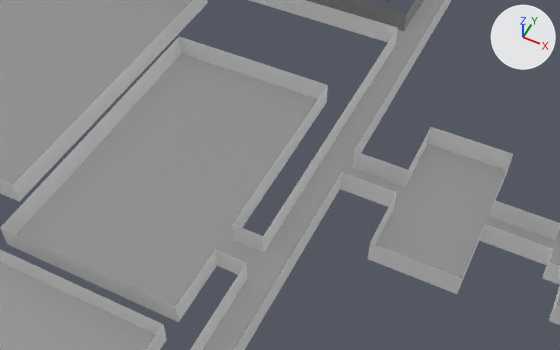
One commit to the Blender file saunastein/assets/blends/level.blend: the scene before it, then after it.
Before and after are seen from a 50 mm lens placed at (-5.6, -155.8, 184.6), pointed at (-75.1, -16.6, 10.6). Arrows for +X, +Y and +Z are at upper right; the lights stay in place.

Objects in the first picture: 'levelFLoor'.
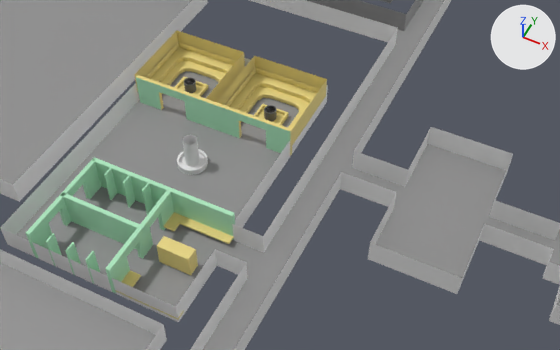
Commit message: saunas added

What differs and where, as boxes (x1, y1, x2, y2) in the pictures (560 x 350 px):
'ShowerDepartment', added (green): after (26, 157, 235, 294)
'SaunaR', added (yellow): after (217, 56, 327, 147)
    faces in mat_saunawood (yellow #e7d481): (217, 56, 327, 147)
    faces in mat_metalfence (dark grey #646464): (264, 105, 277, 121)
'SaunaL', added (yellow): after (135, 30, 245, 102)
    faces in mat_saunawood (yellow #e7d481): (135, 30, 245, 102)
'SaunaFrontWalls', added (green): after (136, 75, 292, 156)
    faces in mat_showerkaakel (green #ace7bf): (136, 77, 290, 153)
    faces in mat_saunawood (yellow #e7d481): (136, 75, 292, 156)
'DressingRoom', added (yellow): after (115, 212, 234, 319)
'Pillar', added: after (177, 134, 208, 175)

Patch to the scene script:
```diff
--- a/saunastein/assets/blends/level.blend.py
+++ b/saunastein/assets/blends/level.blend.py
@@ mat_saunawood @@
+mat_saunawood = principled_material('SaunaWood')
+mat_saunawood.base_color = (0.8, 0.659, 0.219)  # yellow #e7d481
@@ mat_marble @@
+mat_marble = principled_material('Marble')
+mat_marble.base_color = (0.338, 0.338, 0.338)  # grey #9d9d9d
@@ mat_showerkaakel @@
+mat_showerkaakel = principled_material('ShowerKaakel')
+mat_showerkaakel.base_color = (0.415, 0.8, 0.521)  # green #ace7bf
@@ mat_rocks @@
+mat_rocks = principled_material('Rocks')
+mat_rocks.base_color = (0.0, 0.0, 0.0)  # black #000000
@@ mat_metalfence @@
+mat_metalfence = principled_material('MetalFence')
+mat_metalfence.base_color = (0.127, 0.127, 0.127)  # dark grey #646464
@@ me_cube_017 @@
+me_cube_017.from_pydata(...)  # 52 vertices, 48 faces; spans x -1.4..19.1, y -30.3..1.0, z -0.9..7.3
+# faces by material slot: [43, 5]
+me_cube_017.materials.append(mat_saunawood)  # yellow #e7d481
+me_cube_017.materials.append(mat_marble)  # grey #9d9d9d
@@ me_cylinder_001 @@
+me_cylinder_001.from_pydata(...)  # 108 vertices, 90 faces; spans x -4.83..4.83, y -4.9..4.9, z -3.25..8.29
@@ me_cube_006 @@
+me_cube_006.from_pydata(...)  # 32 vertices, 34 faces; spans x -29.0..29.0, y 0.5..1.8, z 0.0..11.5
+# faces by material slot: [26, 8]
+me_cube_006.materials.append(mat_saunawood)  # yellow #e7d481
+me_cube_006.materials.append(mat_showerkaakel)  # green #ace7bf
@@ me_cube_023 @@
+me_cube_023.from_pydata(...)  # 293 vertices, 267 faces; spans x -13.2..13.1, y -11.5..14.4, z -3.7..6.9
+# faces by material slot: [123, 54, 90]
+me_cube_023.materials.append(mat_saunawood)  # yellow #e7d481
+me_cube_023.materials.append(mat_metalfence)  # dark grey #646464
+me_cube_023.materials.append(mat_rocks)  # black #000000
@@ me_cube_003 @@
+me_cube_003.from_pydata(...)  # 293 vertices, 267 faces; spans x -13.2..13.1, y -11.5..14.4, z -3.7..6.9
+# faces by material slot: [123, 54, 90]
+me_cube_003.materials.append(mat_saunawood)  # yellow #e7d481
+me_cube_003.materials.append(mat_metalfence)  # dark grey #646464
+me_cube_003.materials.append(mat_rocks)  # black #000000
@@ me_cube_008 @@
+me_cube_008.from_pydata(...)  # 132 vertices, 110 faces; spans x -38.6..10.2, y -31.8..0.7, z -5.8..5.8
+me_cube_008.materials.append(mat_showerkaakel)  # green #ace7bf
@@ ob_dressingroom @@
+ob_dressingroom = bpy.data.objects.new('DressingRoom', me_cube_017)
+ob_dressingroom.location = (-99.0, -38.3, 1.0)
@@ ob_pillar @@
+ob_pillar = bpy.data.objects.new('Pillar', me_cylinder_001)
+ob_pillar.location = (-106.8, -16.3, 2.8)
@@ ob_saunafrontwalls @@
+ob_saunafrontwalls = bpy.data.objects.new('SaunaFrontWalls', me_cube_006)
+ob_saunafrontwalls.location = (-109.0, 0.0, 0.0)
@@ ob_saunal @@
+ob_saunal = bpy.data.objects.new('SaunaL', me_cube_023)
+ob_saunal.location = (-125.2, 13.3, 4.3)
+ob_saunal.scale = (1.04, 1.04, 1.04)
@@ ob_saunar @@
+ob_saunar = bpy.data.objects.new('SaunaR', me_cube_003)
+ob_saunar.location = (-93.7, 13.3, 4.3)
+ob_saunar.scale = (1.04, 1.04, 1.04)
@@ ob_showerdepartment @@
+ob_showerdepartment = bpy.data.objects.new('ShowerDepartment', me_cube_008)
+ob_showerdepartment.location = (-90.2, -36.8, 5.8)
```
